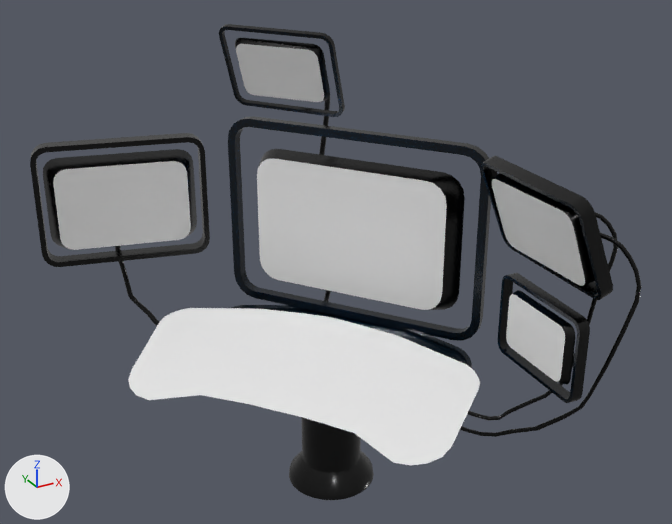
Renders of the glTF model public/3d/landing/platform/SCREENS.glb from each side of a commit.
One viewpoint serves both versions: a 50 mm camera at (0.78, 1.24, 3.26) aimed at (4.58, 8.16, -0.2). Every picture has the same lights, and +X, +Y and +Z are marked at lower left. Where no turn or scale is listed for an object, it has been applied to the vertices. Vertices at the same position are counted once.

Names of what the first picture shows: 'PLATFORM_SCREENS', 'PLATFORM_STRUCTURE', 'PLATFORM_UI'.
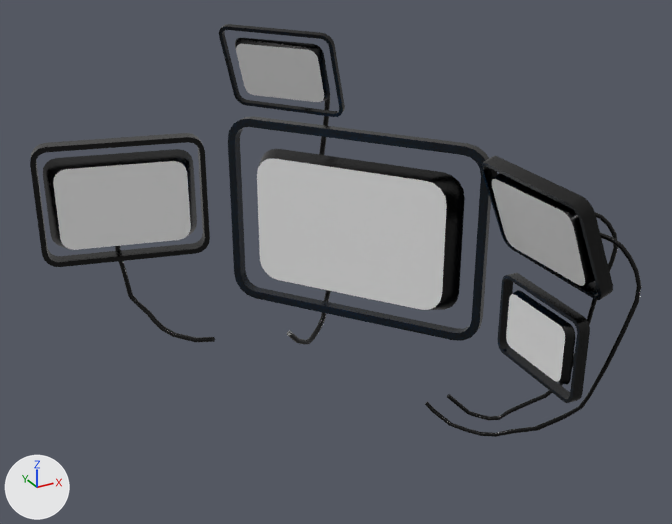
Changed parts and their boxes (x1, y1, x2, y2) in the pictures (672 x 524 px):
'PLATFORM_STRUCTURE', reshaped (13% shorter)
    before: (30, 24, 641, 500)
    after: (30, 24, 641, 437)
'PLATFORM_UI', deleted
    before: (128, 308, 480, 466)
part 1 of me_cube_006, deleted (black)
    before: (289, 417, 374, 500)
part 2 of me_cube_006, deleted
    before: (232, 305, 472, 368)

Diff of the bpy script that builds the scene:
```diff
--- a/public/3d/landing/platform/SCREENS.glb.py
+++ b/public/3d/landing/platform/SCREENS.glb.py
@@ me_cube_006 @@
 me_cube_006.from_pydata(...)  # 3408 vertices, 6520 faces; spans x 2.16..6.22, y -3.67..0.7, z -2.7..1.78
 # used by ob_platform_structure; location = (0.165, 9.655, 0.029)
+# me_cube_006 part 1: the loose piece of 128 vertices spanning x 4.0..4.88, y -1.79..-0.91, z -2.7..-1.32 is deleted
+# me_cube_006 part 2: the loose piece of 120 vertices spanning x 3.26..5.49, y -2.72..-0.08, z -1.62..-1.08 is deleted
 me_cube_006.materials.append(mat_texture_platform_baked)
@@ ob_platform_ui @@
-ob_platform_ui = bpy.data.objects.new('PLATFORM_UI', me_cube_030)
-ob_platform_ui.location = (4.038, 7.866, -1.027)
```
